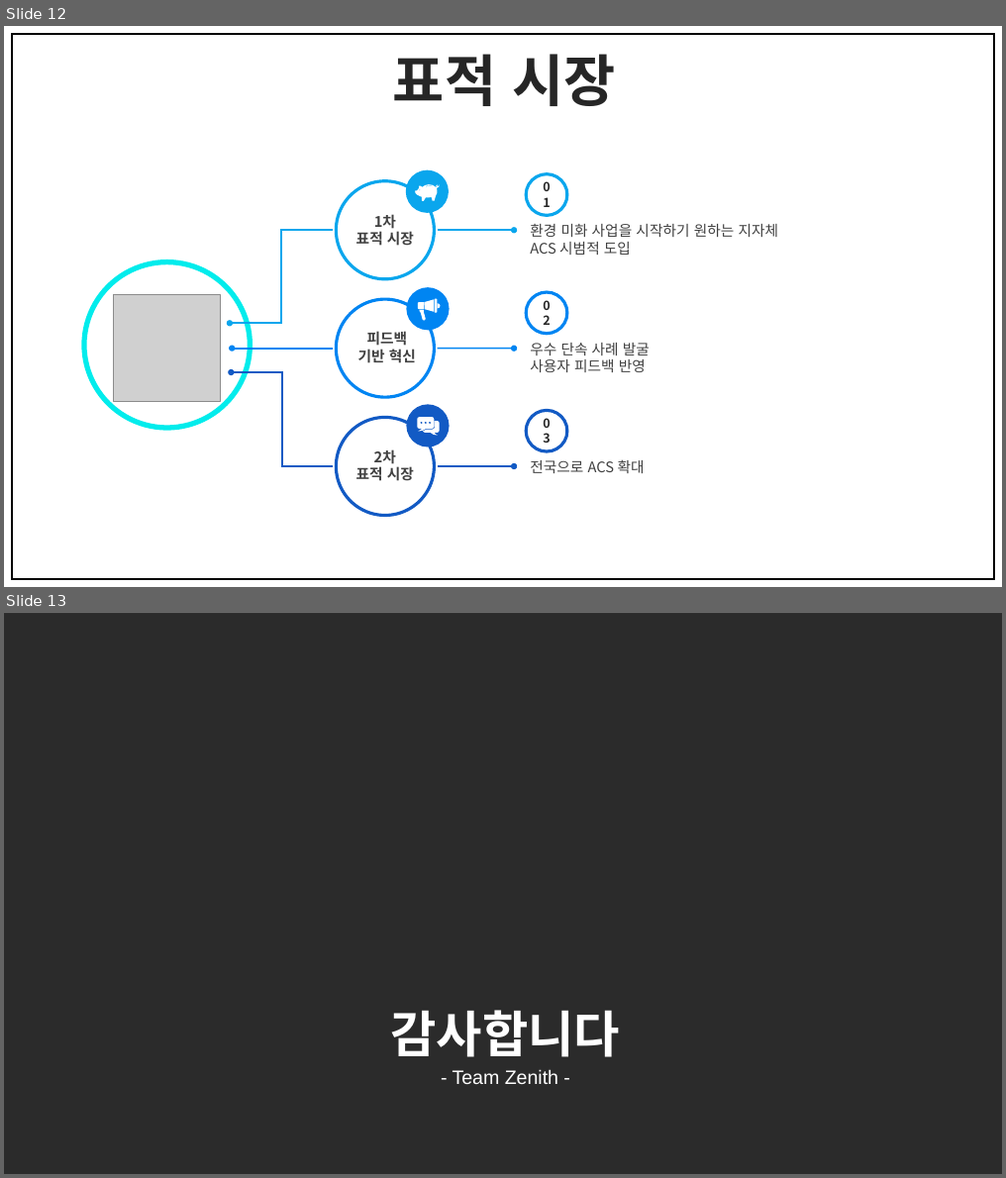
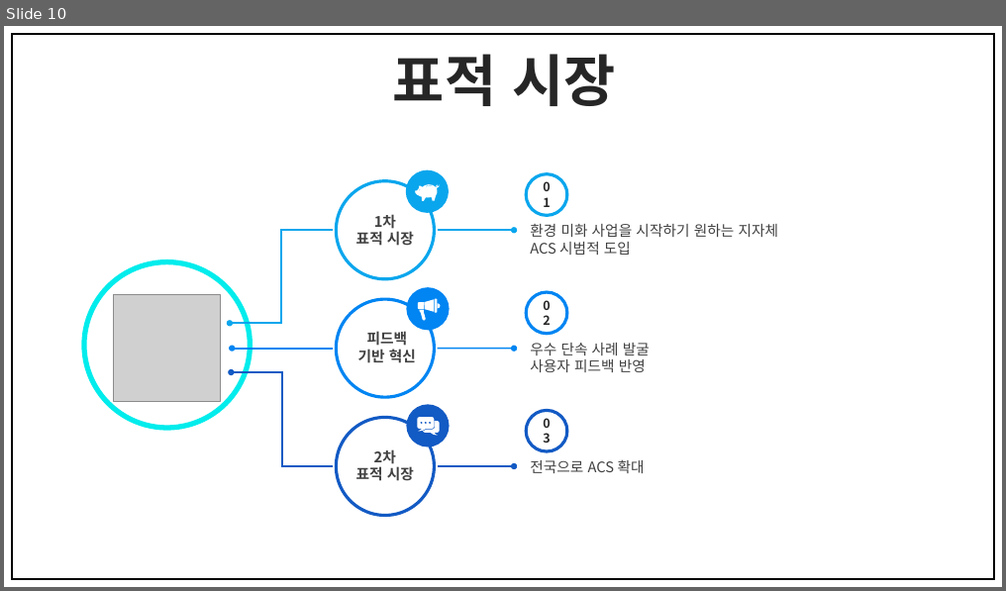
Before and after one commit to Dehkartes/K-Hackaton_11_Zenith, a slide deck: Document/[충청권_1분과_Zenith]/[충청권_1분과_Zenith_솔루션 소개자료].pptx. Shown one above the other, each under a label of ours: slides 12 and 13 before the commit, slide 10 after it. The pictures are 1006x1178 and 1006x591 pixels, drawn with LibreOffice and Linux fonts; fonts in the diff are those of the drawing; grey boxes stand for pictures; background and template pictures are left out; a plain dark background stands for a picture behind light text. Boxes give left, top, right and bottom in pixels: in the first picture for what was removed or moved away, otherwise in the second. Text is boxed around its words. In the diff, an @@ line names an element or a change of style, - is before the commit and + after.

```diff
--- a/Document/[충청권_1분과_Zenith]/[충청권_1분과_Zenith_솔루션 소개자료].pptx
+++ b/Document/[충청권_1분과_Zenith]/[충청권_1분과_Zenith_솔루션 소개자료].pptx
@@ slide 13 removed at (x1=4, y1=613, x2=1002, y2=1174), background picture (left out) @@
@@ text removed at (x1=391, y1=1010, x2=621, y2=1058) @@
-감사합니다
@@ text removed at (x1=452, y1=1069, x2=558, y2=1084) @@
-- Team Zenith -
@@ what was slide 12 is now slide 10 @@
```
Also in this commit, not shown: 2 other slides removed, 1 other file.
